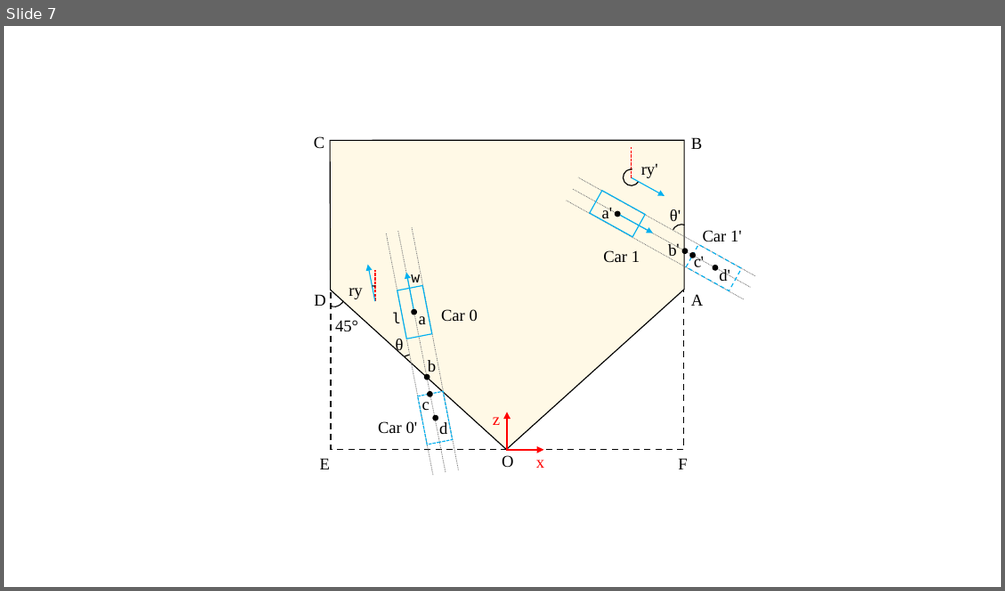
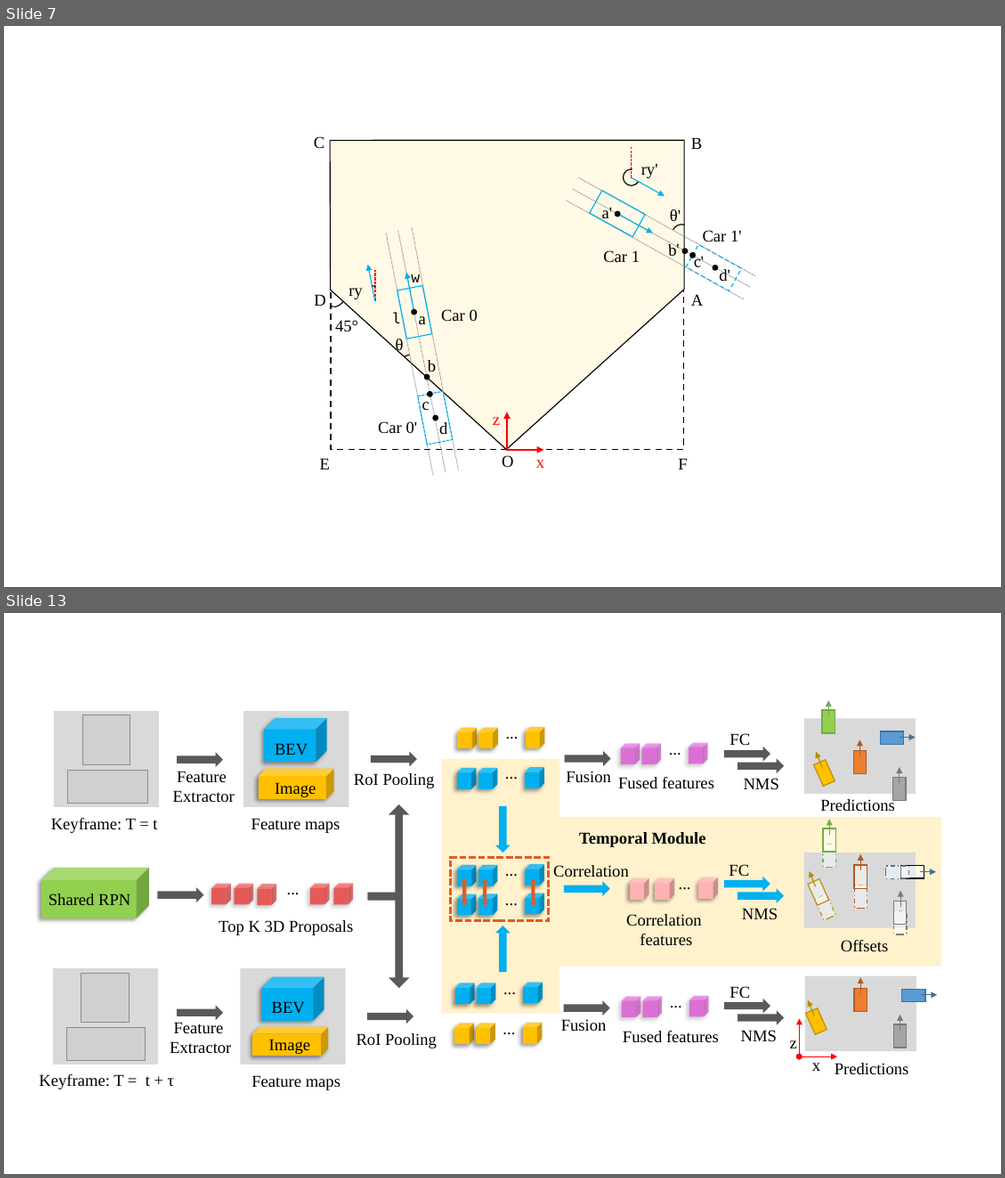
Before and after one commit to Guoxs/DODT, a slide deck: doc/DODT/images/figure.pptx. Shown one above the other, each under a label of ours: slide 7 before the commit, slides 7 and 13 after it; the slides between them are not shown. The pictures are 1005x591 and 1005x1178 pixels, drawn with LibreOffice and Linux fonts; fonts in the diff are those of the drawing; grey boxes stand for pictures. Boxes give left, top, right and bottom in pixels: in the first picture for what was removed or moved away, otherwise in the second. Text is boxed around its words. In the diff, an @@ line names an element or a change of style, - is before the commit and + after.

```diff
--- a/doc/DODT/images/figure.pptx
+++ b/doc/DODT/images/figure.pptx
@@ slide 13 added at (x1=4, y1=613, x2=1001, y2=1174), background #FFFFFF @@
@@ bent up arrow added at (x1=367, y1=804, x2=409, y2=900), fill #595959 @@
@@ group added at (x1=39, y1=700, x2=942, y2=1090): 42 texts, 37 cubes, 29 rectangles, 16 right arrows, 15 arrows, 4 pictures, 3 up down arrows, 1 double arrow @@
+...
+Top K 3D Proposals
+Feature
+Extractor
+Feature
+Extractor
+RoI Pooling
+RoI Pooling
+Feature maps
+...
+...
+...
+...
+Fusion
+...
+Fusion
+...
+Fused features
+Fused features
+...
+Correlation
+features
+FC
+NMS
+FC
+NMS
+FC
+NMS
+Feature maps
+Offsets
+Predictions
+Predictions
+Correlation
+...
+...
+Temporal Module
+x
+z
+BEV
+BEV
+Image
+Image
+Keyframe: T = t
+Keyframe: T = t + τ
+Shared RPN
@@ bent up arrow added at (x1=367, y1=892, x2=409, y2=989), fill #595959 @@
```
Also in this commit, not shown: 2 slides changed, 2 other slides added, 13 other files.
